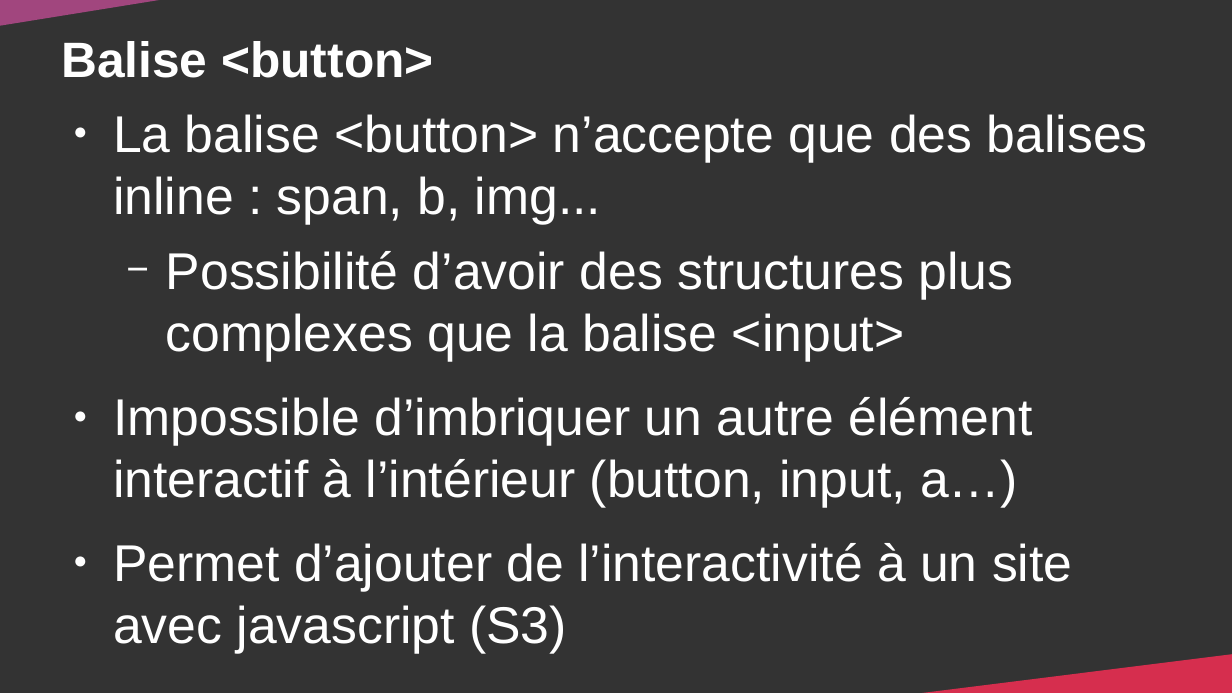
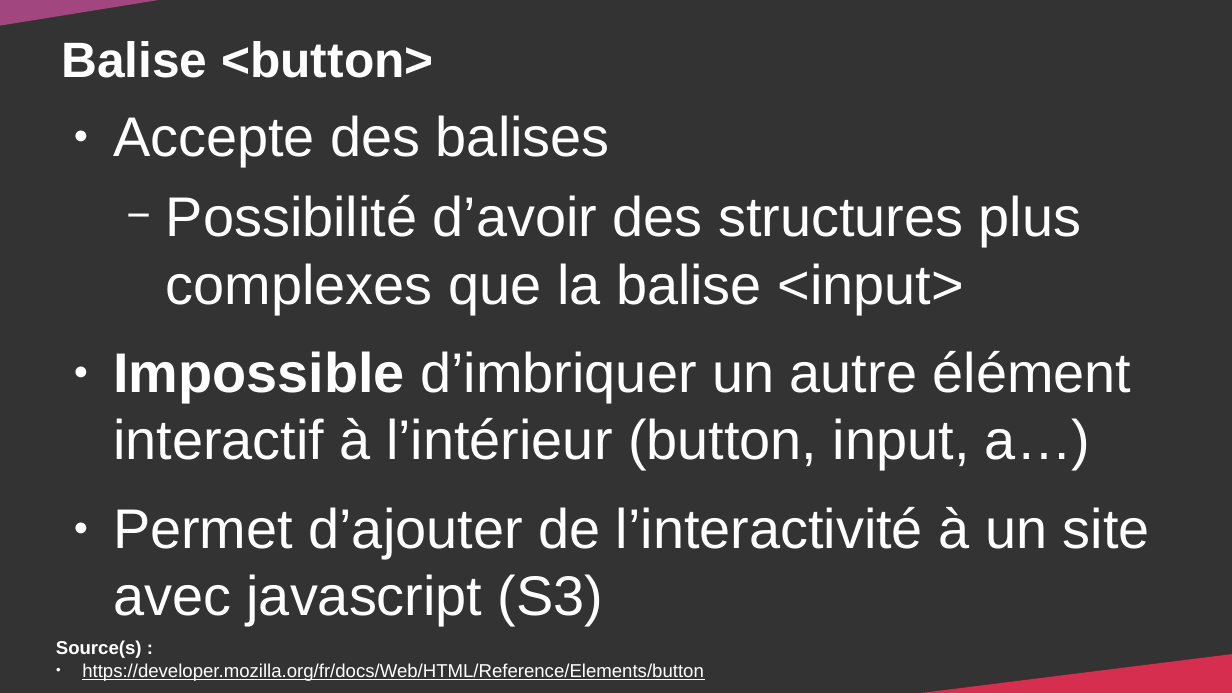
Before and after one commit to DanYellow/cours, a slide deck: slide 43 of integration-web-s1/travaux-pratiques/numero-2/presentation.odp. Drawn at 1232x693 pixels with LibreOffice and Linux fonts; fonts in the diff are those of the drawing. Boxes give left, top, right and bottom in pixels: in the first picture for what was removed or moved away, otherwise in the second. Text is boxed around its words. In the diff, an @@ line names an element or a change of style, - is before the commit and + after.

```diff
--- a/integration-web-s1/travaux-pratiques/numero-2/presentation.odp
+++ b/integration-web-s1/travaux-pratiques/numero-2/presentation.odp
@@ text at box(113, 115, 610, 166): text changed; size 33.3 to 36 pt @@
-● La balise <button> n’accepte que des balises inline : span, b, img...
+● Accepte des balises
@@ text at box(113, 195, 1150, 625): size 33.3 to 36 pt; bold on in "Impossible" @@
@@ text added at box(56, 640, 704, 681), 12 pt, text #FFFFFF, underline @@
+Source(s) :
+● https://developer.mozilla.org/fr/docs/Web/HTML/Reference/Elements/button
```
Also in this commit, not shown: 25 other slides changed, 1 other file.
